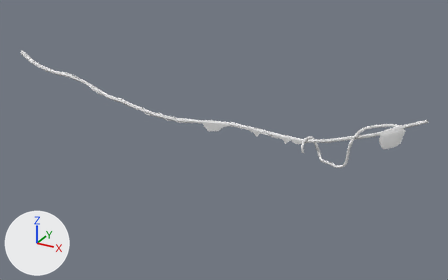
One commit to the FBX model Forest Scene/Assets/Models/Vine.fbx: the scene before it, then after it.
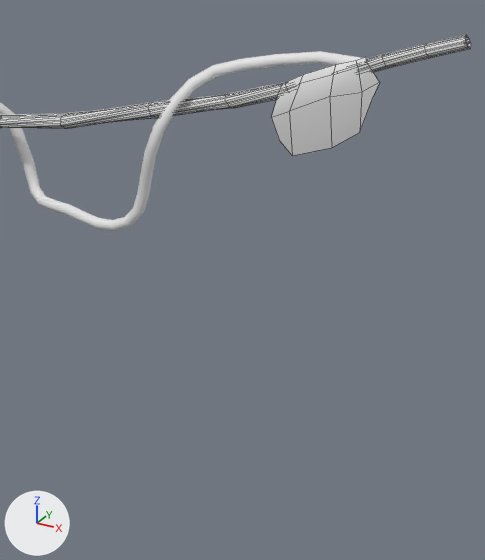
Each version is shown whole from a 50 mm camera at (5.36, -24.07, 18.79) aimed at (-8.22, 0.62, 6.44), then close up on the part from 70% to 96% of the width and 40% to 89% of the height. Arrows for +X, +Y and +Z are at lower left; the lights stay in place. The close-ups show mesh edges as thin lines. Materials are left out; every surface is plain grey. Where no turn or scale is listed for an object, it has been applied to the vertices.

Names of what the first close-up shows: 'Big_Vine', 'Vine_Leaves', 'Vine_Piece'.
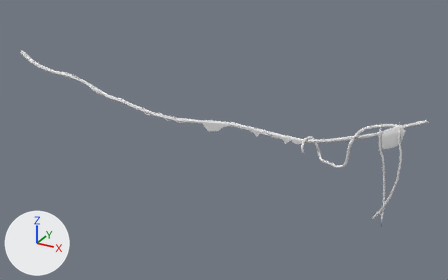
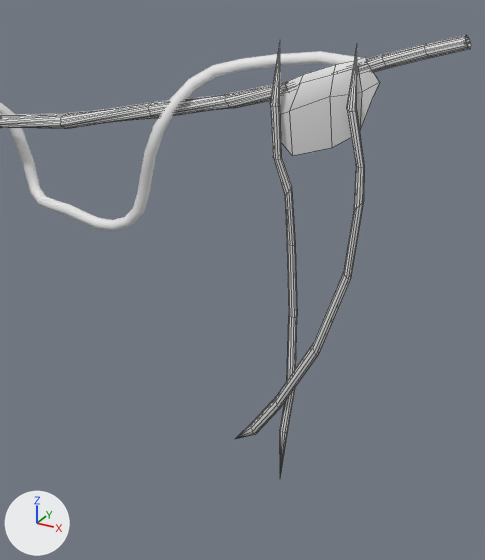
Where the newer file only moved an object's origin or applied its transform, the numbers keep the older frame.

Pixel boxes (x1, y1, x2, y2) of what changed, in the close-ups (485 x 560 px):
'Tree_Root1', added: after (236, 49, 364, 439)
'Tree_Root', added: after (270, 44, 297, 476)

The change, as a list of edits to the scene's bpy script:
```text
Add me_mesh_1:
    me_mesh_1.from_pydata(...)  # 72 vertices, 80 faces; spans x -1.15..-0.05, y -0.09..0.22, z -3.91..1.03
Add me_mesh_005:
    me_mesh_005.from_pydata(...)  # 72 vertices, 80 faces; spans x -0.33..0.22, y -0.05..0.28, z -4.12..1.03
Add ob_tree_root1:
    ob_tree_root1 = bpy.data.objects.new('Tree_Root1', me_mesh_1)
    ob_tree_root1.location = (0.64, -0.14, 8.3)
Add ob_tree_root:
    ob_tree_root = bpy.data.objects.new('Tree_Root', me_mesh_005)
    ob_tree_root.location = (-0.13, -0.14, 8.19)
```
